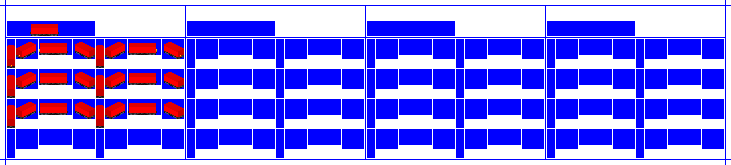
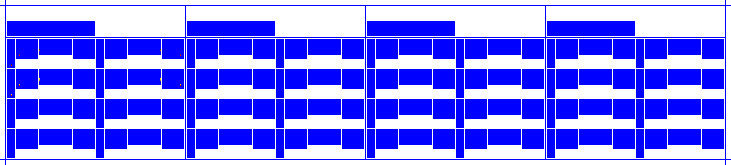
Layered file, before and after one edit (731x165). Changes by layer:
removed layer "7 Modern EOTD" over left=11, top=49, right=181, bottom=67
hid "7 Train", painted on it over left=7, top=24, right=184, bottom=128
showed "8_Modern_EOTD.png copy", painted on it over left=11, top=49, right=181, bottom=96
